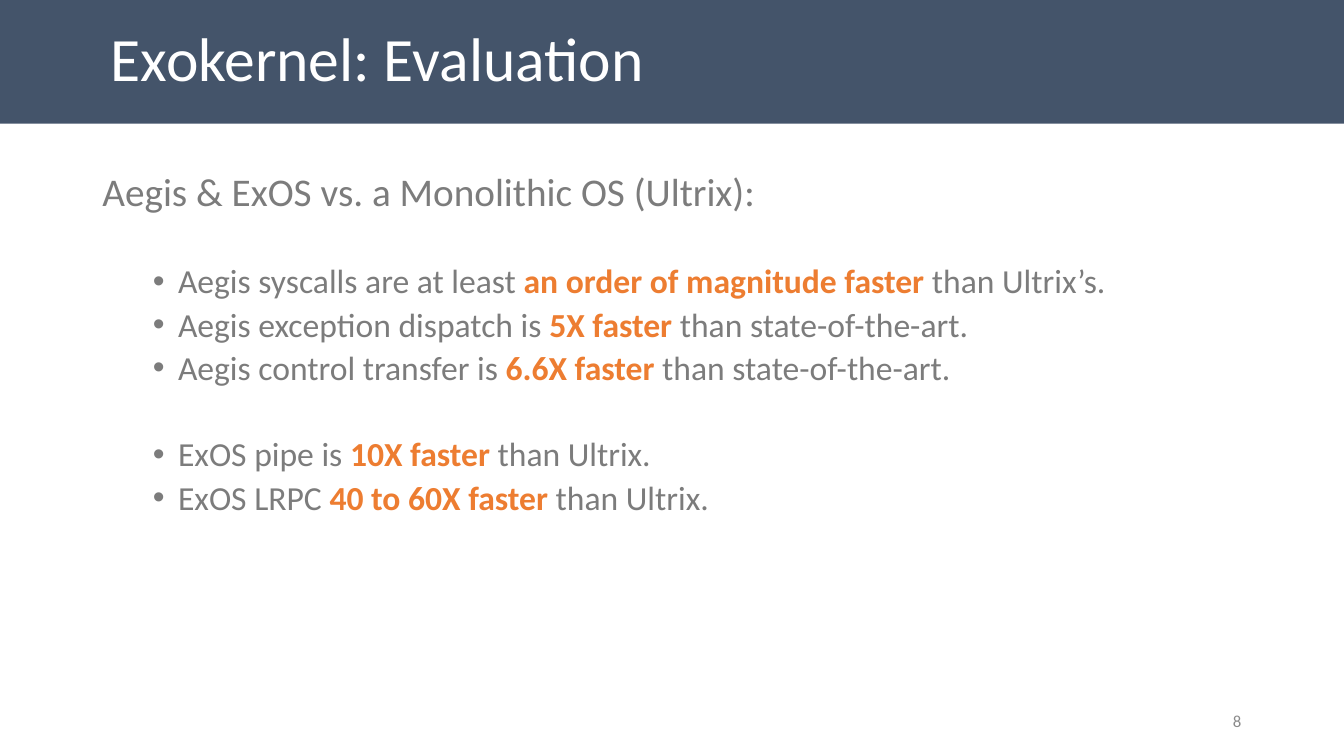
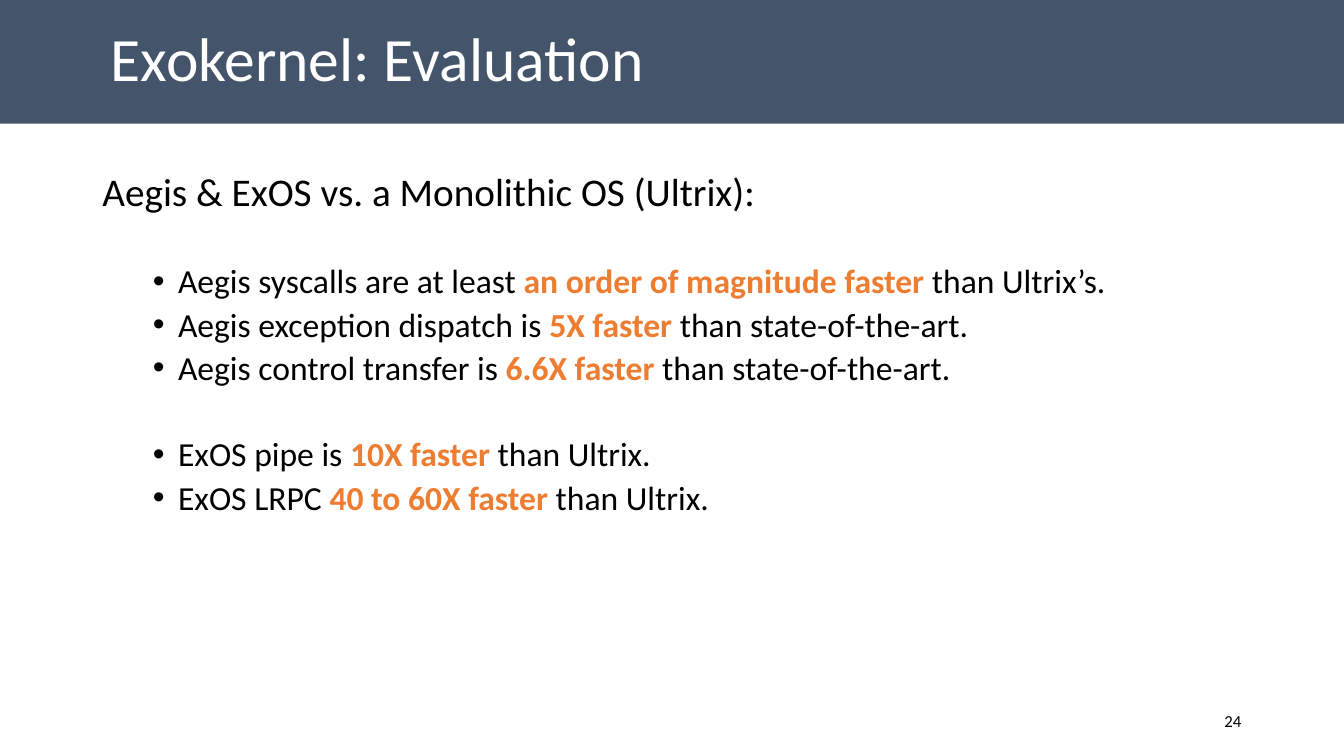
Before and after one commit to aghosn/CandidacyPresentation, a slide deck: slide 24 of CE_presentation.pptx (slide 8 before the commit). Drawn at 1344x756 pixels with LibreOffice and Linux fonts; fonts in the diff are those of the drawing. Boxes give left, top, right and bottom in pixels: in the first picture for what was removed or moved away, otherwise in the second. Text is boxed around its words. In the diff, an @@ line names an element or a change of style, - is before the commit and + after.

```diff
--- a/CE_presentation.pptx
+++ b/CE_presentation.pptx
@@ text "Aegis & ExOS vs. a ..." at (102,177,1105,511): text colour #7C7C7C to #000000 in "Aegis & ExOS vs. a Monolithic OS ...", "Aegis syscalls are at least than Ultrix’s.", "Aegis exception dispatch is than state-of-the-art.", "Aegis control transfer is than state-of-the-art." and 2 more places @@
@@ page number at (1224,716,1241,727): text changed; text colour #8C8C8C to #000000 @@
-8
+24
```
Also in this commit, not shown: 5 other slides changed, 2 other files.
